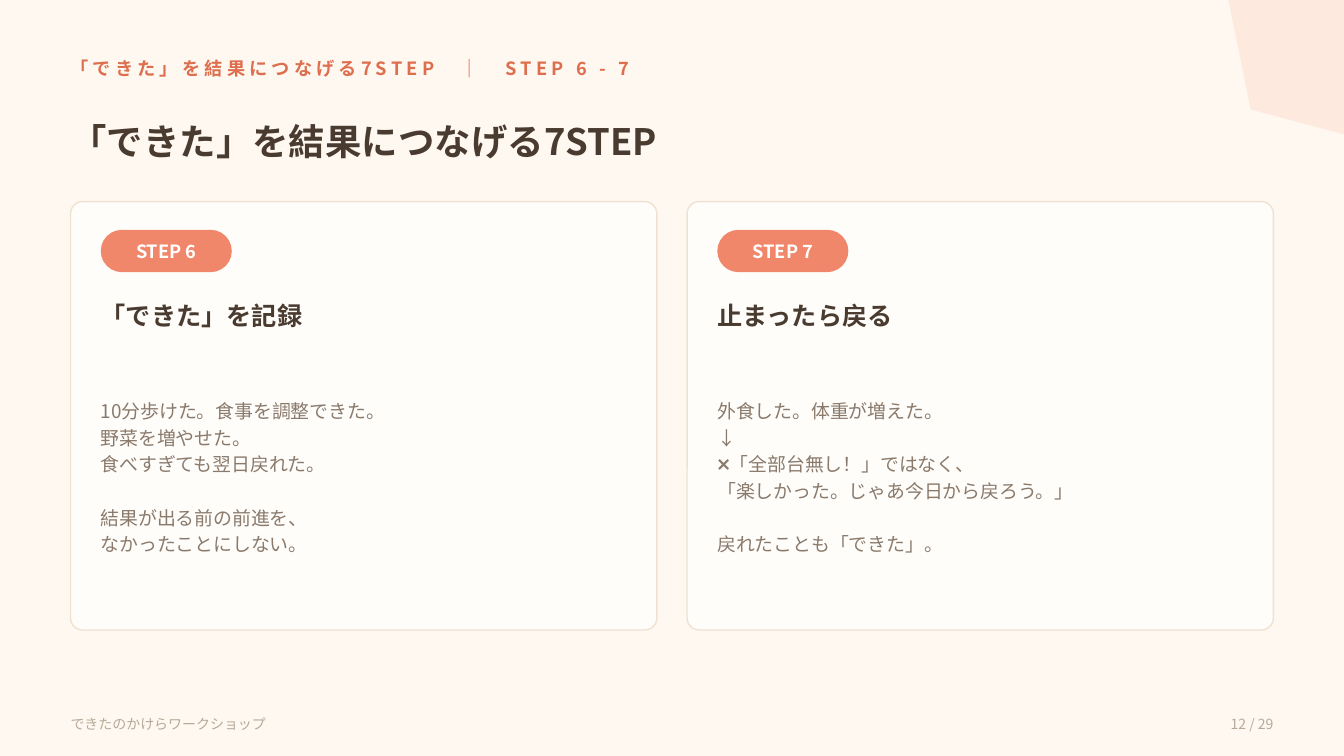
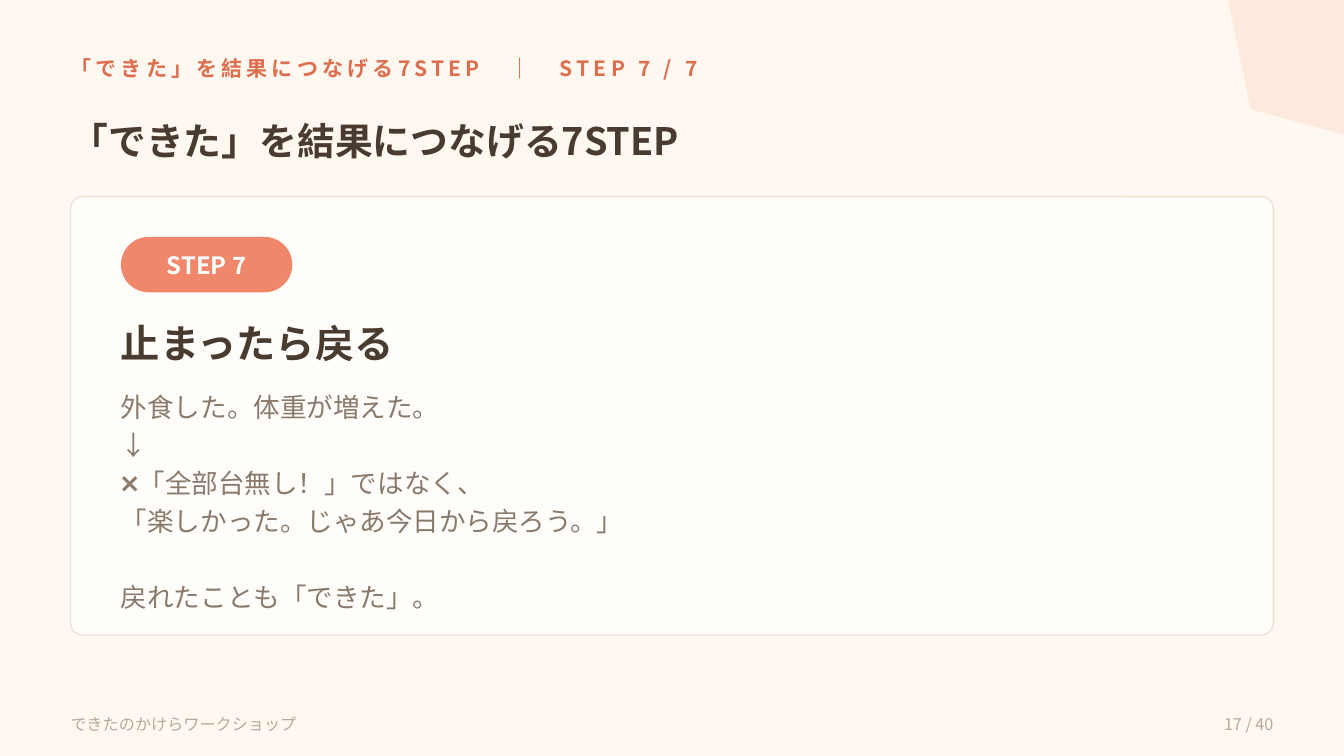
Before and after one commit to shiori0823/dekitanokakera-LM, a slide deck: slide 17 of workshop/dist/dekitanokakera-workshop.pptx (slide 12 before the commit). Drawn at 1344x756 pixels with LibreOffice and Linux fonts; fonts in the diff are those of the drawing. Boxes give left, top, right and bottom in pixels: in the first picture for what was removed or moved away, otherwise in the second. Text is boxed around its words. In the diff, an @@ line names an element or a change of style, - is before the commit and + after.

```diff
--- a/workshop/dist/dekitanokakera-workshop.pptx
+++ b/workshop/dist/dekitanokakera-workshop.pptx
@@ text at (71, 58, 697, 78): text changed; size 13 to 15 pt @@
-「できた」を結果につなげる7STEP ｜ STEP 6 - 7
+「できた」を結果につなげる7STEP ｜ STEP 7 / 7
@@ text "「できた」を結果につなげる7STEP" at (71, 122, 680, 159): size 26 to 27 pt @@
@@ rounded rectangle: place and size @@
-rounded rectangle at (71, 202, 657, 630)
+rounded rectangle at (71, 197, 1273, 635)
@@ rounded rectangle removed at (688, 202, 1274, 630) @@
@@ rounded rectangle: place and size @@
-rounded rectangle at (101, 230, 232, 272)
+rounded rectangle at (121, 237, 292, 292)
@@ rounded rectangle removed at (718, 230, 849, 272) @@
@@ text at (167, 256, 246, 275): text changed; size 13 to 17 pt @@
-STEP 6
+STEP 7
@@ text removed at (753, 244, 813, 258) @@
-STEP 7
@@ text removed at (101, 303, 303, 328) @@
-「できた」を記録
@@ text "止まったら戻る": place and size @@
-text "止まったら戻る" at (717, 303, 892, 327)
+text "止まったら戻る" at (121, 324, 394, 361)
@@ text "止まったら戻る" at (121, 324, 394, 361): size 18 to 28 pt; line spacing 22pt to 1 @@
@@ text removed at (101, 402, 385, 552) @@
-10分歩けた。食事を調整できた。
-野菜を増やせた。
-食べすぎても翌日戻れた。
-結果が出る前の前進を、
-なかったことにしない。
@@ text "外食した。体重が増えた。": place and size @@
-text "外食した。体重が増えた。" at (717, 402, 1073, 553)
+text "外食した。体重が増えた。" at (121, 394, 624, 610)
@@ text "外食した。体重が増えた。" at (121, 394, 624, 610): size 13.5 to 19 pt; line spacing 19pt to 27pt @@
@@ text "できたのかけらワークショップ" at (71, 717, 297, 731): size 10 to 11.5 pt @@
@@ text at (1224, 718, 1273, 730): text changed; size 10 to 11.5 pt @@
-12 / 29
+17 / 40
```
Also in this commit, not shown: 28 other slides changed, 11 slides added, 3 other files.
